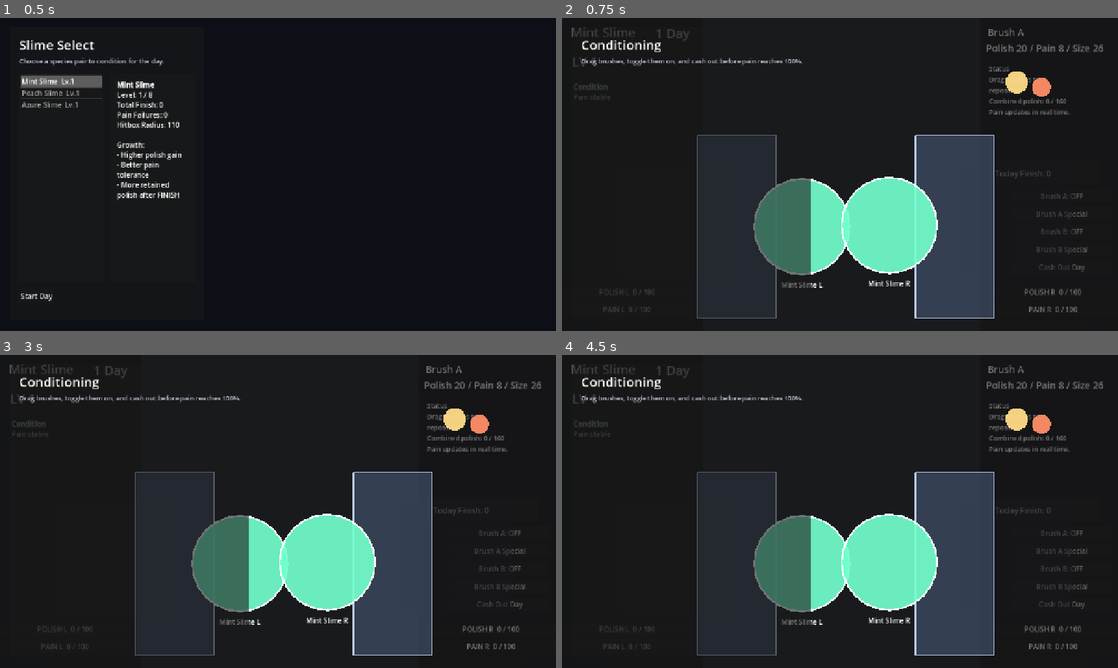
Above: before the commit, frames 1-4 (two rows, left to right).
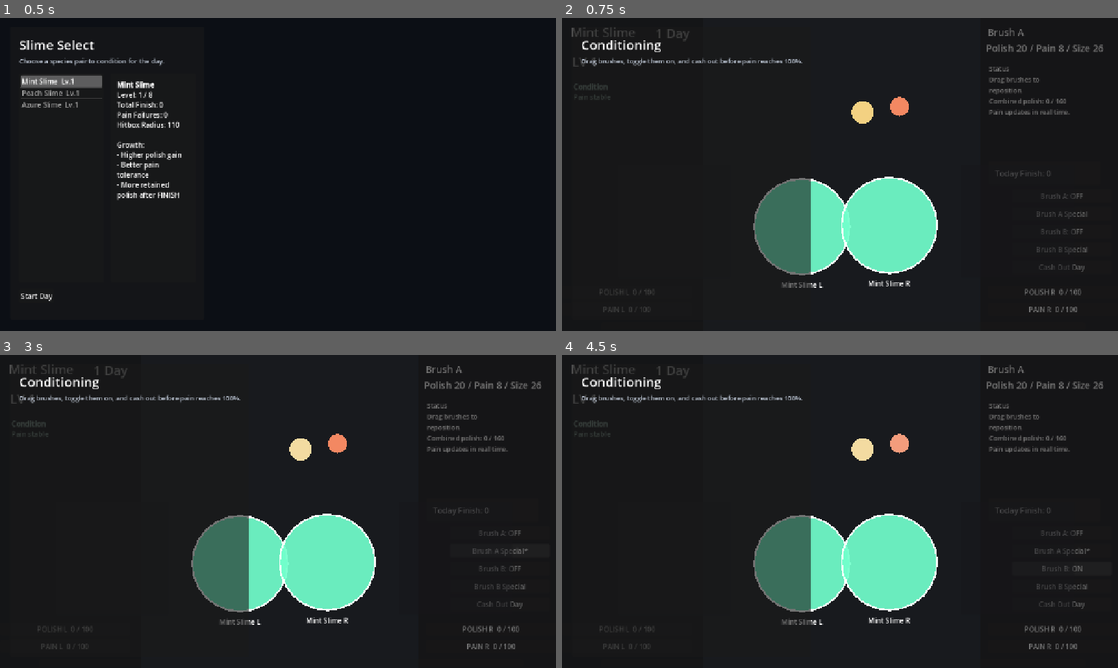
Above: after the commit, the same moments.

Repository: ankored33/slime
Game: Godot game, scene res://scenes/main.tscn
The game is run twice, just before and just after one commit, with the same random seed, the same clock (stepped at 60 frames per second) and the same inputs.
Inputs:
- Up to frame 1 (0.5 s): no input
- Up to frame 2 (0.75 s): click "Start Day" at 0.5 s
- Up to frame 3 (3 s): click "Brush A: OFF" at 1.25 s; click "Brush A: OFF" (after the commit: "Brush A: ON") at 2 s; click "Brush A Special" at 2.75 s
- Up to frame 4 (4.5 s): click "Brush A Special" (after the commit: "Brush A Special*") at 3.5 s; click "Brush B: OFF" at 4.25 s

Frame 1 is identical in both runs. In frame 2, 8.6% of the frame differs, in the area x 24-88%, y 17-96%; in frame 3, 8.7%; in frame 4, 8.8%, in the area x 24-95%, y 17-96%.

Commit message:
Fix brush input and add per-species slime layout/image config

Diff:
--- a/godot/scenes/game_screen.tscn
+++ b/godot/scenes/game_screen.tscn
@@ -4,7 +4,6 @@
 [ext_resource type="PackedScene" path="res://scenes/named_gauge.tscn" id="2"]
 [ext_resource type="PackedScene" path="res://scenes/slime_target.tscn" id="3"]
 [ext_resource type="PackedScene" path="res://scenes/brush.tscn" id="5"]
-[ext_resource type="PackedScene" path="res://scenes/wall_zone.tscn" id="6"]
 
 [node name="GameScreen" type="Control" unique_id=900794395]
 layout_mode = 3
@@ -266,34 +265,26 @@
 offset_right = 1179.0
 offset_bottom = 598.0
 
-[node name="WallLeft" parent="Playfield" unique_id=451992112 instance=ExtResource("6")]
-position = Vector2(402, 480)
-size = Vector2(180, 420)
-
-[node name="WallRight" parent="Playfield" unique_id=1709260184 instance=ExtResource("6")]
-position = Vector2(904, 480)
-size = Vector2(180, 420)
-
 [node name="LeftSlime" parent="Playfield" unique_id=687335192 instance=ExtResource("3")]
-position = Vector2(552.5, 480)
+position = Vector2(504, 481)
 slime_id = "mint"
 display_name = "Left Slime"
 radius = 20.0
 
 [node name="RightSlime" parent="Playfield" unique_id=1098827226 instance=ExtResource("3")]
-position = Vector2(753.5, 477)
+position = Vector2(794, 481)
 side = "right"
 slime_id = "mint"
 display_name = "Right Slime"
 radius = 20.0
 
 [node name="BrushA" parent="Playfield" unique_id=1919971458 instance=ExtResource("5")]
-position = Vector2(1047, 148)
+position = Vector2(692, 217)
 brush_id = "brush-a"
 hit_radius = 26.0
 
 [node name="BrushB" parent="Playfield" unique_id=886467796 instance=ExtResource("5")]
-position = Vector2(1104, 159)
+position = Vector2(777, 204)
 brush_id = "brush-b"
 hit_radius = 22.0
 polish_gain_per_sec = 24.0
--- a/godot/scenes/slime_target.tscn
+++ b/godot/scenes/slime_target.tscn
@@ -12,5 +12,7 @@
 [node name="Outline" type="Line2D" parent="."]
 closed = false
 
+[node name="Sprite2D" type="Sprite2D" parent="."]
+
 [node name="Label" type="Label" parent="."]
 horizontal_alignment = 1
--- a/godot/scripts/game_screen.gd
+++ b/godot/scripts/game_screen.gd
@@ -36,6 +36,7 @@
 @onready var _right_slime: SlimeTarget = $Playfield/RightSlime
 
 func _ready() -> void:
+	_configure_mouse_filters()
 	_collect_gauges()
 	_collect_brushes()
 	_collect_walls()
@@ -49,16 +50,57 @@
 	_refresh_debug_text()
 	reset_day()
 
-func _unhandled_input(event: InputEvent) -> void:
+func _configure_mouse_filters() -> void:
+	# Keep only actionable controls (buttons) consuming mouse input.
+	var interactive_controls: Array[Control] = [
+		_end_day_button,
+		_brush_a_toggle,
+		_brush_b_toggle,
+		_brush_a_special,
+		_brush_b_special
+	]
+	var interactive_set: Dictionary = {}
+	for node in interactive_controls:
+		interactive_set[node] = true
+	for node in _find_control_descendants(self):
+		if interactive_set.has(node):
+			node.mouse_filter = Control.MOUSE_FILTER_STOP
+		else:
+			node.mouse_filter = Control.MOUSE_FILTER_IGNORE
+
+func _find_control_descendants(root: Node) -> Array[Control]:
+	var out: Array[Control] = []
+	for child in root.get_children():
+		if child is Control:
+			out.append(child)
+		out.append_array(_find_control_descendants(child))
+	return out
+
+func _input(event: InputEvent) -> void:
 	if not _is_running:
 		return
 	if event is InputEventMouseButton and event.button_index == MOUSE_BUTTON_LEFT:
+		if _is_over_interactive_ui(event.position):
+			return
 		if event.pressed:
 			_pick_brush(event.position)
 		else:
 			_held_brush = null
 	elif event is InputEventMouseMotion and _held_brush != null:
 		_held_brush.position = _clamp_brush_to_playfield(_to_playfield_local(event.position), _held_brush)
+
+func _is_over_interactive_ui(global_pos: Vector2) -> bool:
+	var interactive_controls: Array[Control] = [
+		_end_day_button,
+		_brush_a_toggle,
+		_brush_b_toggle,
+		_brush_a_special,
+		_brush_b_special
+	]
+	for node in interactive_controls:
+		if node != null and node.get_global_rect().has_point(global_pos):
+			return true
+	return false
 
 func _process(delta: float) -> void:
 	if not _is_running:
@@ -85,11 +127,20 @@
 func setup_species(species: Dictionary) -> void:
 	_species = species.duplicate(true)
 	_title_label.text = str(_species.get("name", "Slime"))
-	_left_slime.apply_species(_species, "L")
-	_right_slime.apply_species(_species, "R")
+	var left_config: Dictionary = _species.get("left", {})
+	var right_config: Dictionary = _species.get("right", {})
+	_apply_slime_layout(_left_slime, left_config)
+	_apply_slime_layout(_right_slime, right_config)
+	_left_slime.apply_species(_species, "L", left_config)
+	_right_slime.apply_species(_species, "R", right_config)
 	_meta_label.text = "LV %d" % int(_species.get("level", 1))
 	_day_label.text = "1 Day"
 	reset_day()
+
+func _apply_slime_layout(slime: SlimeTarget, cfg: Dictionary) -> void:
+	var pos_variant: Variant = cfg.get("position", null)
+	if pos_variant is Vector2:
+		slime.position = pos_variant
 
 func reset_day() -> void:
 	_day_finish_count = 0
--- a/godot/scripts/main.gd
+++ b/godot/scripts/main.gd
@@ -8,8 +8,17 @@
 	{
 		"id": "mint",
 		"name": "Mint Slime",
-		"radius": 110.0,
 		"color": Color(0.45, 1.0, 0.8, 0.92),
+		"left": {
+			"position": Vector2(552.5, 480.0),
+			"radius": 110.0,
+			"image": ""
+		},
+		"right": {
+			"position": Vector2(753.5, 477.0),
+			"radius": 110.0,
+			"image": ""
+		},
 		"level": 1,
 		"finish_total": 0,
 		"pain_fail_total": 0
@@ -17,8 +26,17 @@
 	{
 		"id": "peach",
 		"name": "Peach Slime",
-		"radius": 124.0,
 		"color": Color(1.0, 0.71, 0.78, 0.92),
+		"left": {
+			"position": Vector2(540.0, 485.0),
+			"radius": 124.0,
+			"image": ""
+		},
+		"right": {
+			"position": Vector2(766.0, 482.0),
+			"radius": 124.0,
+			"image": ""
+		},
 		"level": 1,
 		"finish_total": 0,
 		"pain_fail_total": 0
@@ -26,8 +44,17 @@
 	{
 		"id": "azure",
 		"name": "Azure Slime",
-		"radius": 98.0,
 		"color": Color(0.47, 0.73, 1.0, 0.92),
+		"left": {
+			"position": Vector2(560.0, 474.0),
+			"radius": 98.0,
+			"image": ""
+		},
+		"right": {
+			"position": Vector2(746.0, 471.0),
+			"radius": 98.0,
+			"image": ""
+		},
 		"level": 1,
 		"finish_total": 0,
 		"pain_fail_total": 0
@@ -66,6 +93,8 @@
 
 func _refresh_species_detail() -> void:
 	var species: Dictionary = _species_list[_selected_species_index]
+	var left_cfg: Dictionary = species.get("left", {})
+	var left_radius := float(left_cfg.get("radius", 100.0))
 	_species_detail.text = (
 		"[b]%s[/b]\n"
 		+ "Level: %d / %d\n"
@@ -82,7 +111,7 @@
 		MAX_LEVEL,
 		species["finish_total"],
 		species["pain_fail_total"],
-		int(round(float(species["radius"])))
+		int(round(left_radius))
 	]
 
 func _show_select_screen() -> void:
--- a/godot/scripts/slime_target.gd
+++ b/godot/scripts/slime_target.gd
@@ -24,6 +24,7 @@
 @onready var _collision: CollisionShape2D = $CollisionShape2D
 @onready var _body: Polygon2D = $Body
 @onready var _outline: Line2D = $Outline
+@onready var _sprite: Sprite2D = $Sprite2D
 @onready var _label: Label = $Label
 
 func _ready() -> void:
@@ -33,11 +34,20 @@
 func get_hit_radius() -> float:
 	return radius
 
-func apply_species(species: Dictionary, side_label: String) -> void:
+func apply_species(species: Dictionary, side_label: String, side_config: Dictionary = {}) -> void:
 	slime_id = str(species.get("id", ""))
 	display_name = "%s %s" % [str(species.get("name", "Slime")), side_label]
-	radius = float(species.get("radius", radius))
+	var side_radius: Variant = side_config.get("radius", null)
+	if side_radius != null:
+		radius = float(side_radius)
 	fill_color = species.get("color", fill_color)
+	var image_path := str(side_config.get("image", ""))
+	if image_path != "":
+		var texture := load(image_path)
+		if texture is Texture2D:
+			_sprite.texture = texture
+	else:
+		_sprite.texture = null
 	_sync_visuals()
 
 func _sync_visuals() -> void:
@@ -62,6 +72,20 @@
 	_outline.points = outline_points
 	_outline.default_color = outline_color
 	_outline.width = 4.0
+	if _sprite.texture != null:
+		var tex_size := _sprite.texture.get_size()
+		if tex_size.x > 0.0 and tex_size.y > 0.0:
+			var target_diameter := radius * 2.0
+			var scale_x := target_diameter / tex_size.x
+			var scale_y := target_diameter / tex_size.y
+			_sprite.scale = Vector2(scale_x, scale_y)
+		_sprite.visible = true
+		_body.visible = false
+		_outline.visible = false
+	else:
+		_sprite.visible = false
+		_body.visible = true
+		_outline.visible = true
 	_label.text = display_name
 	_label.position = Vector2(-radius, radius + 12.0)
 	_label.size = Vector2(radius * 2.0, 28.0)
